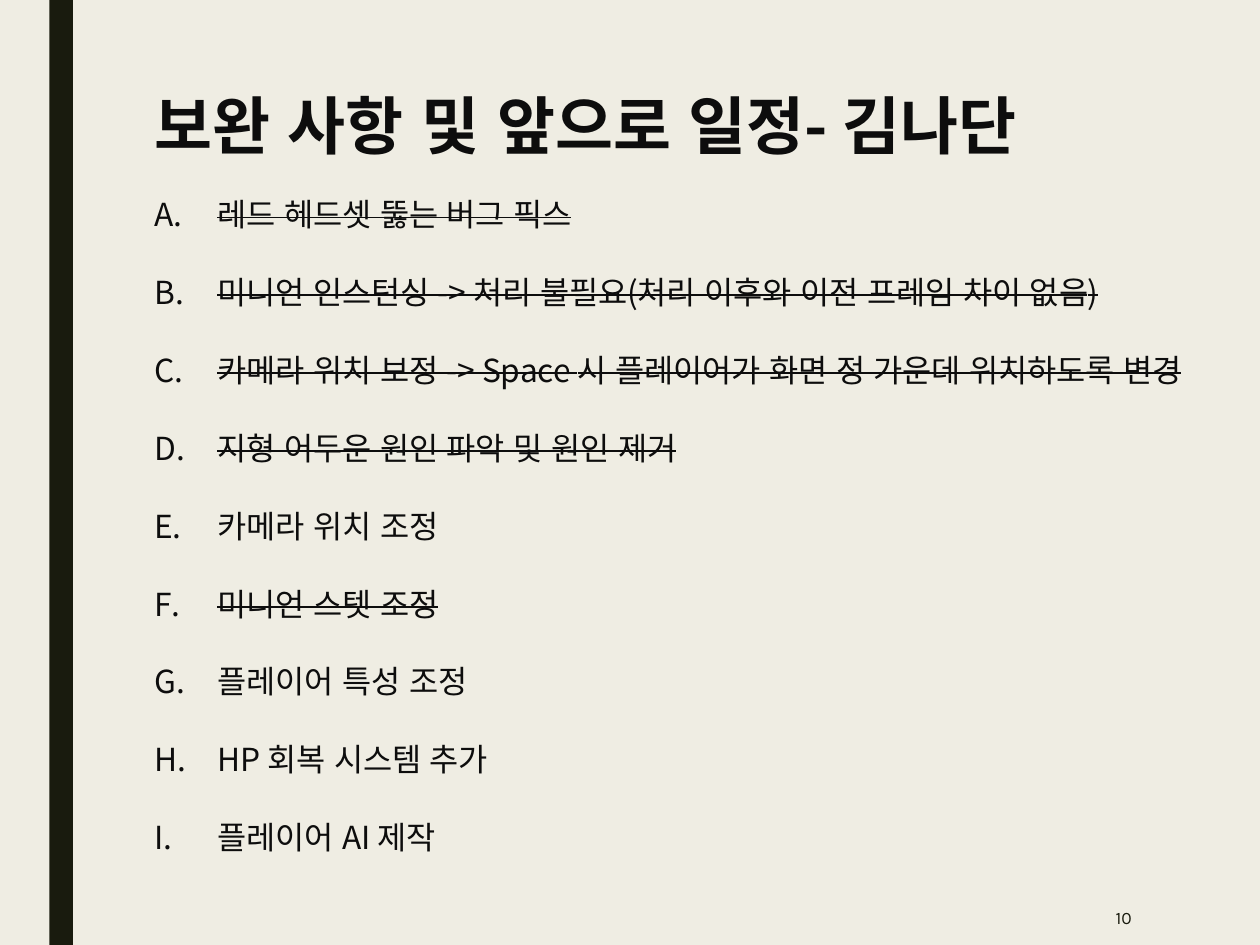
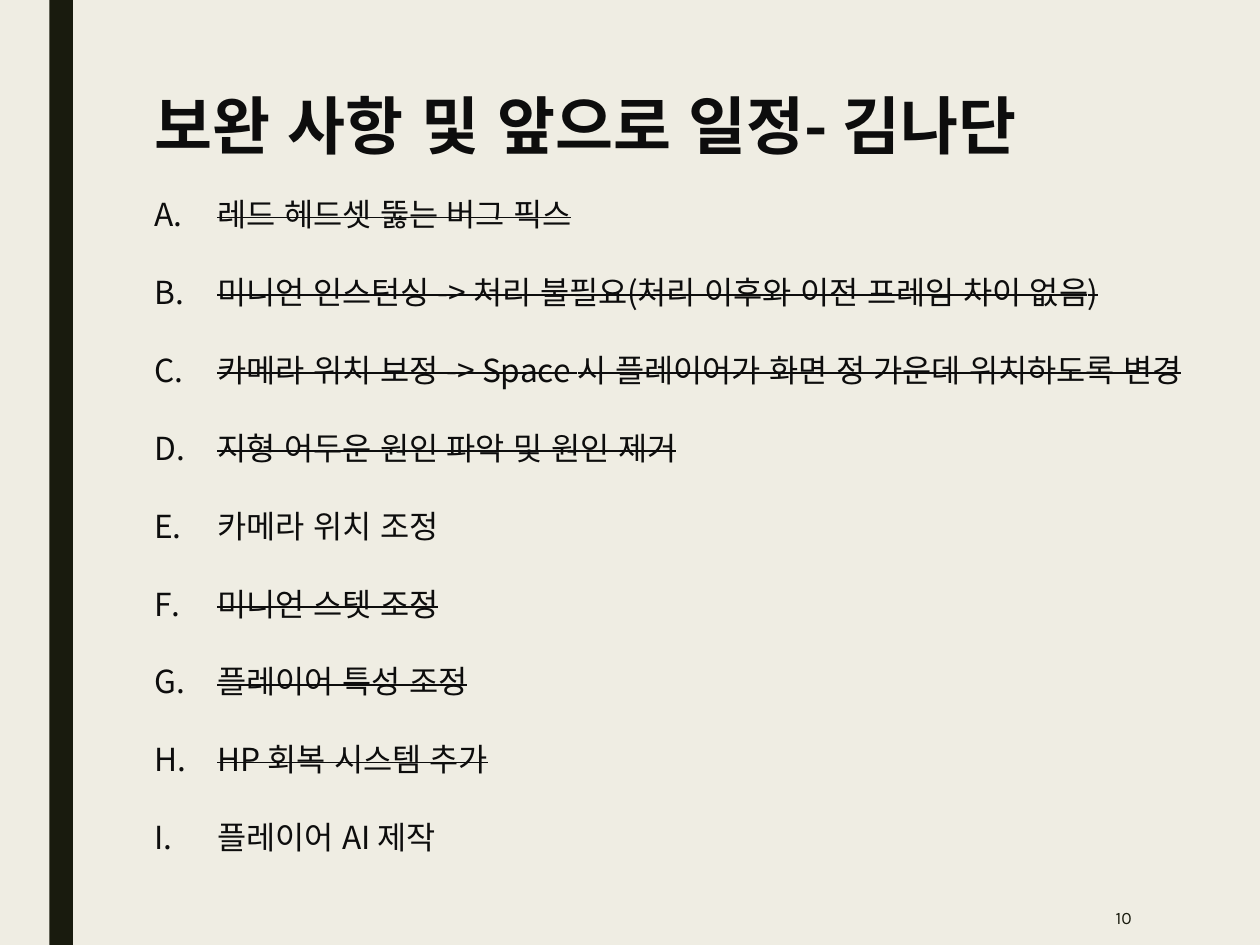
Before and after one commit to Kim2Kang/Documents, a slide deck: slide 10 of 진행사항.pptx. Drawn at 1260x945 pixels with LibreOffice and Linux fonts; fonts in the diff are those of the drawing. Boxes give left, top, right and bottom in pixels: in the first picture for what was removed or moved away, otherwise in the second. Text is boxed around its words. In the diff, an @@ line names an element or a change of style, - is before the commit and + after.

Commit message:
진행사항 및 보고서 업데이트 몬스터 스테이터스(골렘, 로이더) 변경

```diff
--- a/진행사항.pptx
+++ b/진행사항.pptx
@@ text at [217, 666, 488, 774]: strikethrough on in "플레이어 특성 조정", "HP 회복 시스템 추가" @@
```
Also in this commit, not shown: 3 other files.
